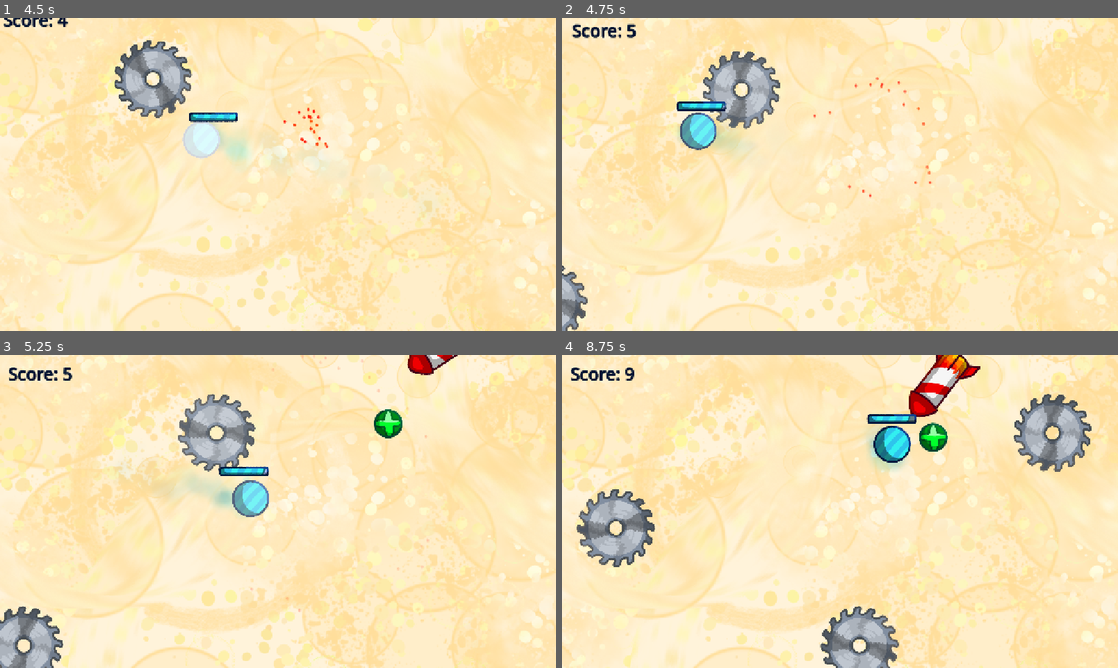
Above: before the commit, frames 1-4 (two rows, left to right).
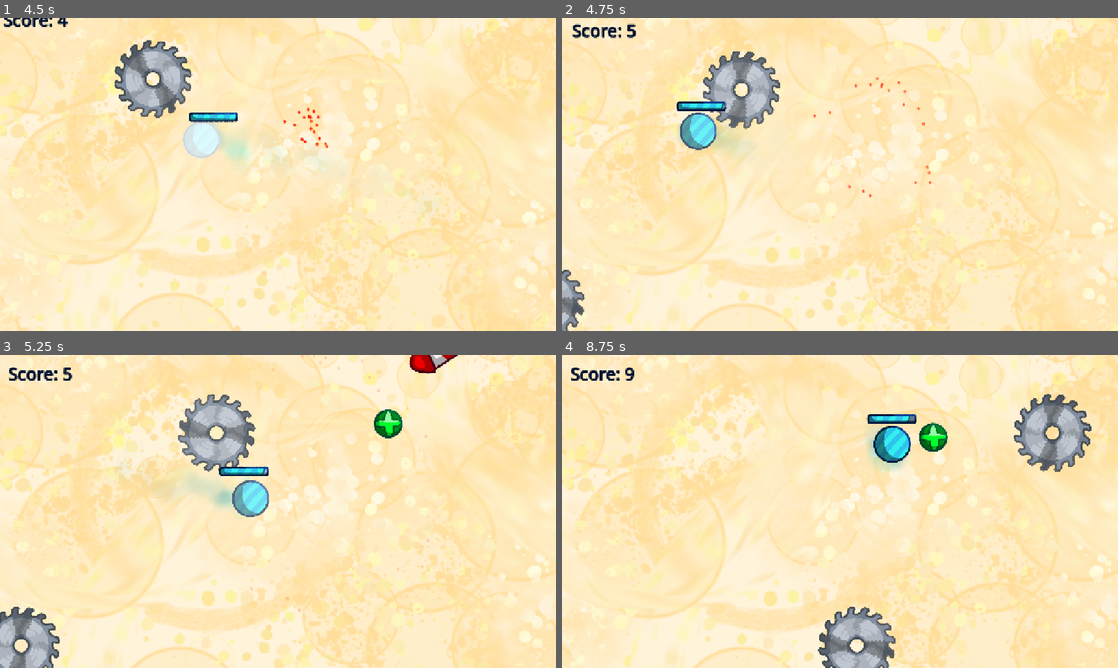
Above: after the commit, the same moments.

Repository: onebobtwobobredbobbluebob/dot-dodge-game
Game: Godot game, scene res://main/main.tscn
The game is run twice, just before and just after one commit, with the same random seed, the same clock (stepped at 60 frames per second) and the same inputs.
Inputs (mouse positions are in pixels of both pictures, inside the frame that each line leads up to):
- Up to frame 1 (4.5 s): tap Enter at 0.5 s; move the mouse to (400, 158) at 0.52 s; hold Right 0.53-1.28 s; tap Alt at 0.6, 2.1, 3.6 s; click (400, 158) at 0.67 s; move the mouse to (166, 190) at 1.27 s; hold Down 1.28-2.03 s; tap Shift at 1.35, 2.85, 4.35 s; move the mouse to (333, 105) at 2.02 s; hold Right 2.03-2.78 s; move the mouse to (250, 237) at 2.77 s; hold Up 2.78-3.53 s; click (250, 237) at 2.92 s; move the mouse to (444, 221) at 3.52 s; hold Left from 3.53 s (still down); move the mouse to (111, 127) at 4.27 s
- Up to frame 2 (4.75 s): keep holding Left
- Up to frame 3 (5.25 s): move the mouse to (305, 511) at 5.02 s; release Left at 5.03 s; hold Down from 5.03 s (still down); tap Alt at 5.1 s; click (305, 511) at 5.17 s
- Up to frame 4 (8.75 s): move the mouse to (756, 433) at 5.77 s; release Down at 5.78 s; hold Right 5.78-6.53 s; tap Shift at 5.85, 7.35 s; move the mouse to (962, 495) at 6.52 s; hold Up 6.53-7.28 s; tap Alt at 6.6, 8.1 s; move the mouse to (728, 527) at 7.27 s; hold Right 7.28-8.03 s; click (728, 527) at 7.42 s; move the mouse to (895, 442) at 8.02 s; hold Down from 8.03 s (still down)

Frame 1 is identical in both runs. In frame 2, 0.3% of the frame differs, in the area x 0-5%, y 79-100%; in frame 3, 1.0%; in frame 4, 4.6%, in the area x 2-76%, y 0-100%.

Commit message:
improved difficulty curve
hehe i made the game's difficulty more difficult gl

Diff:
--- a/world/world.gd
+++ b/world/world.gd
@@ -11,8 +11,8 @@
 
 func _process(delta: float) -> void:
 	if timer > goal:
-		add_item(ROCKET, 1)
-		add_item(SAW, 1)
+		add_item(ROCKET, round(randf_range(1, 1 + (GameState.timer / 20))))
+		add_item(SAW, min(round(randf_range(1, 1 + (GameState.timer / 50))), 4))
 		goal = randf_range(2 / (1 + (GameState.timer / 20)), 5 / (1 + (GameState.timer / 40)))
 		timer = 0
 
